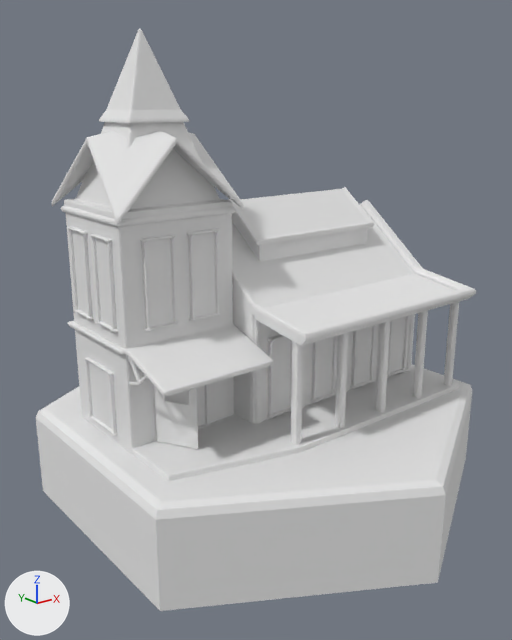
The OBJ model _Intensifs-2025 (Dossier Unity)/Assets/_Alice/SM_gare_ville.obj: old version first, new version second.
Camera for both pictures: a 50 mm lens placed at (-9.39, -11.45, 8.4), pointed at (-0.32, -0.11, 3.86). The lights are fixed; the arrows at lower left show +X, +Y and +Z. Where no turn or scale is listed for an object, it has been applied to the vertices.

In view in the first picture: 'Cylinder', 'fennettre', 'fennettre.001', 'fennettre.002', 'fennettre.003', 'fennettre.004', 'fennettre.005', 'gare_principal', 'plancher', 'porte', 'toit', 'tour'.
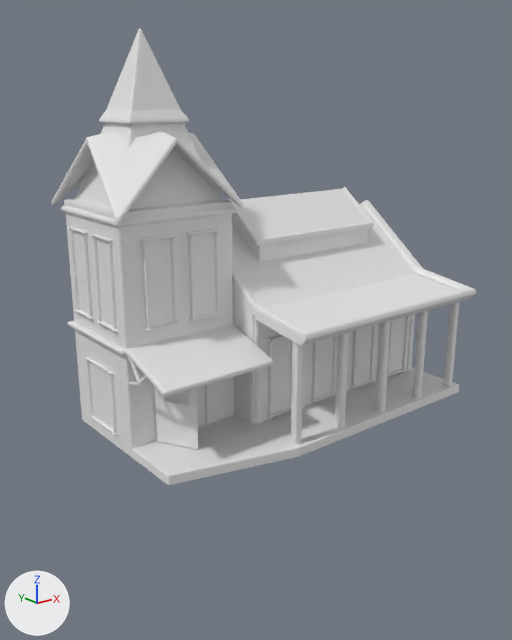
What differs and where, as boxes [x1, y1, x2, y2] in the pictures (512 x 640 px):
'Cylinder', deleted: before [36, 364, 472, 611]

Patch to the scene script:
```diff
--- a/_Intensifs-2025 (Dossier Unity)/Assets/_Alice/SM_gare_ville.obj.py
+++ b/_Intensifs-2025 (Dossier Unity)/Assets/_Alice/SM_gare_ville.obj.py
@@ ob_cylinder @@
-ob_cylinder = bpy.data.objects.new('Cylinder', me_cylinder)
-ob_cylinder.location = (0.0, 0.0, 0.0)
```
